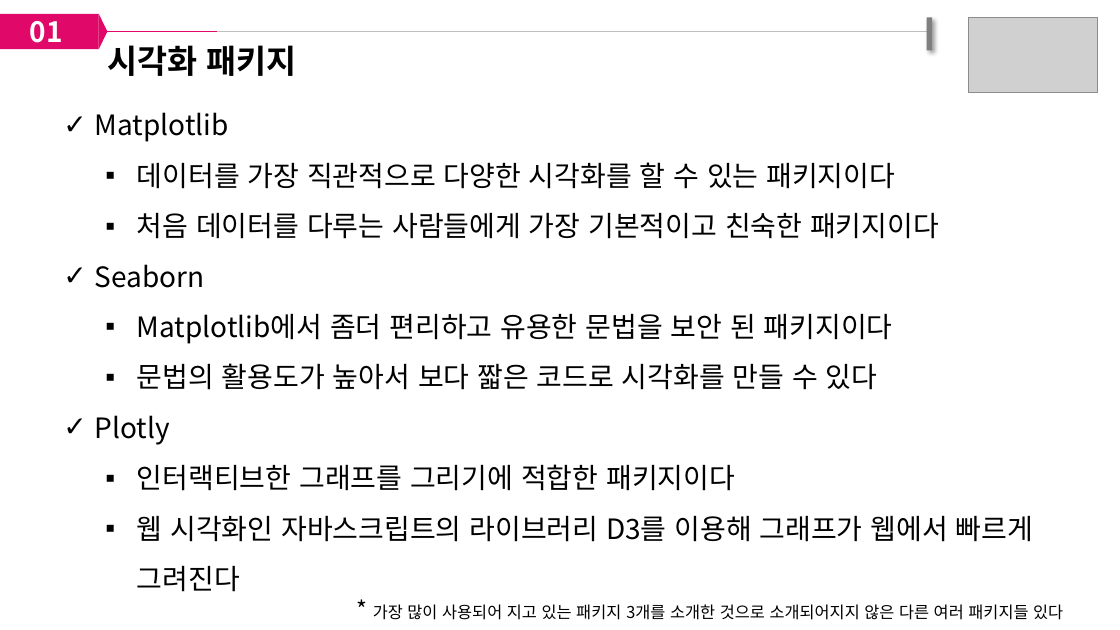
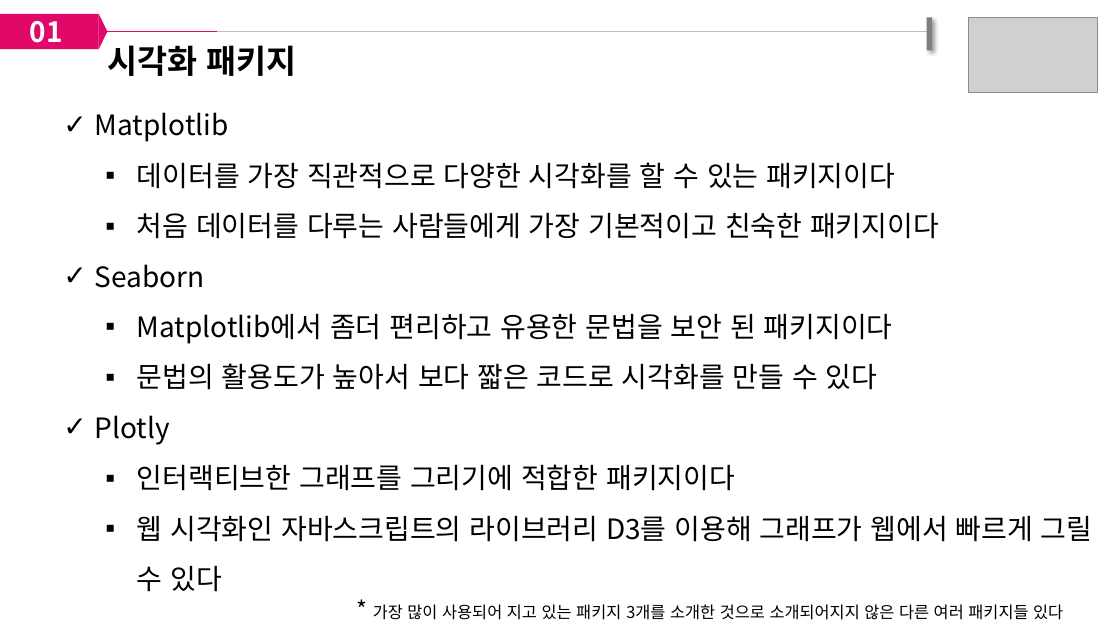
Before and after one commit to paullabkorea/tutorialproject, a slide deck: slide 5 of Data analysis/03. 3일차/데이터시각화.pptx. Drawn at 1120x630 pixels with LibreOffice and Linux fonts; fonts in the diff are those of the drawing; grey boxes stand for pictures. Boxes give left, top, right and bottom in pixels: in the first picture for what was removed or moved away, otherwise in the second. Text is boxed around its words. In the diff, an @@ line names an element or a change of style, - is before the commit and + after.

```diff
--- a/Data analysis/03. 3일차/데이터시각화.pptx
+++ b/Data analysis/03. 3일차/데이터시각화.pptx
@@ text at <box>137,515,1093,592</box>: text changed @@
-    ▪ 웹 시각화인 자바스크립트의 라이브러리 D3를 이용해 그래프가 웹에서 빠르게 그려진다
+    ▪ 웹 시각화인 자바스크립트의 라이브러리 D3를 이용해 그래프가 웹에서 빠르게 그릴 수 있다
```
Also in this commit, not shown: 4 other slides changed, 1 slide removed.
